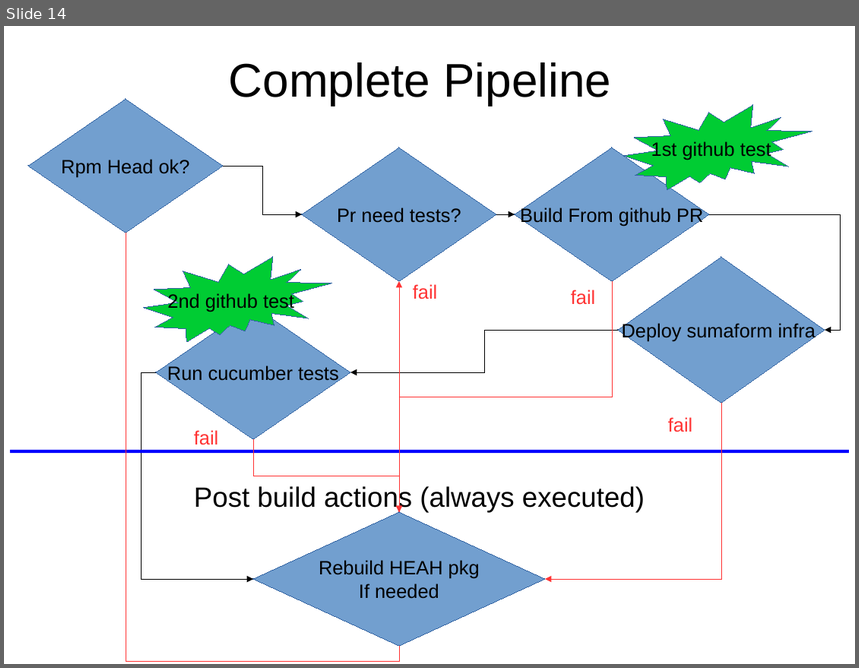
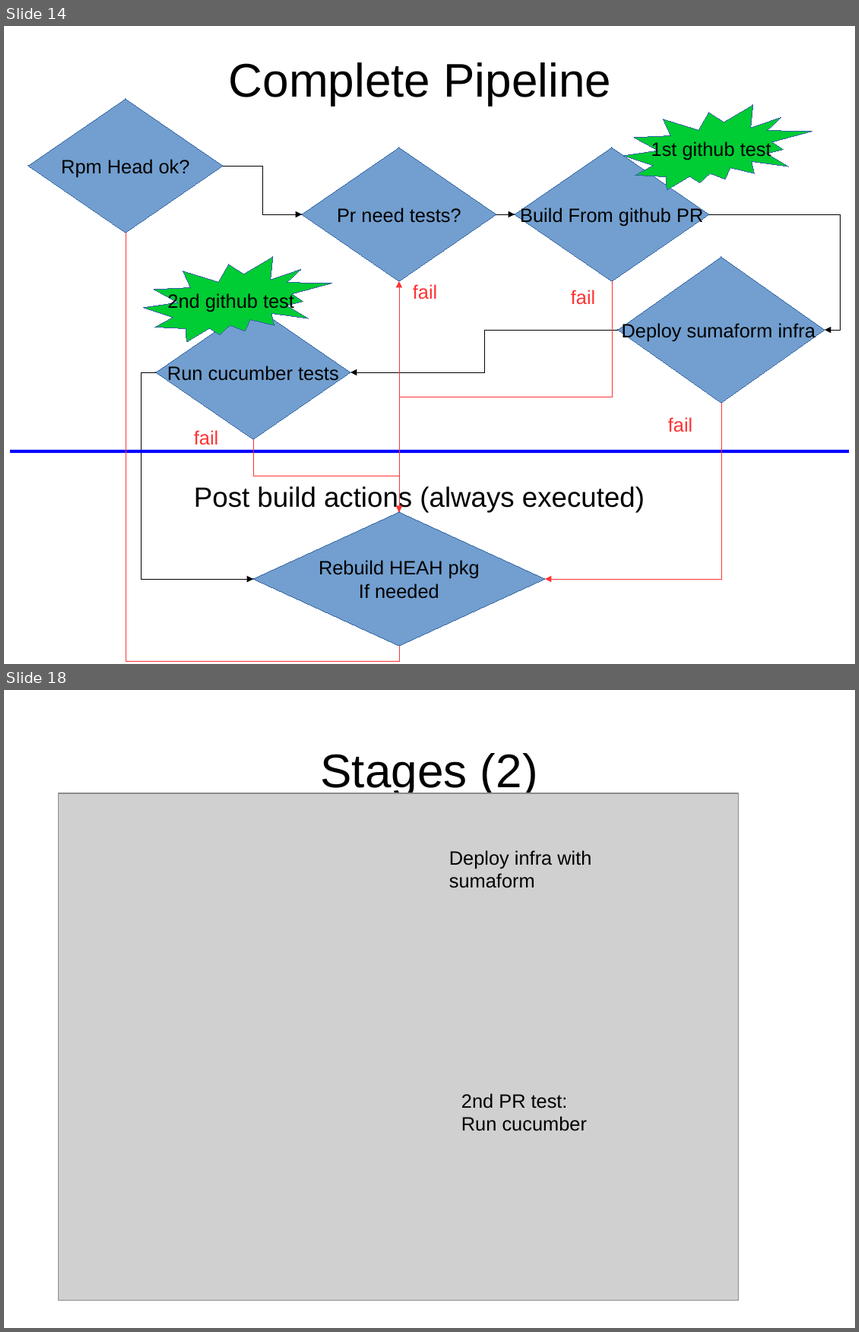
Before and after one commit to MalloZup/presentations, a slide deck: 2018/cucumber-prs/cucumber_onprs.odp. Shown one above the other, each under a label of ours: slide 14 before the commit, slides 14 and 18 after it; the slides between them are not shown. The pictures are 859x668 and 859x1332 pixels, drawn with LibreOffice and Linux fonts; fonts in the diff are those of the drawing; grey boxes stand for pictures. Boxes give left, top, right and bottom in pixels: in the first picture for what was removed or moved away, otherwise in the second. Text is boxed around its words. In the diff, an @@ line names an element or a change of style, - is before the commit and + after.

Commit message:
add stage descriptions

```diff
--- a/2018/cucumber-prs/cucumber_onprs.odp
+++ b/2018/cucumber-prs/cucumber_onprs.odp
@@ slide 18 added at bbox=[4, 690, 855, 1328], background #FFFFFF @@
@@ title added at bbox=[321, 753, 538, 796], 44 pt, text #000000 @@
+Stages (2)
@@ picture added at bbox=[59, 793, 740, 1301] @@
@@ text added at bbox=[449, 850, 591, 888], 18 pt, text #000000 @@
+Deploy infra with sumaform
@@ text added at bbox=[462, 1094, 587, 1132], 18 pt, text #000000 @@
+2nd PR test:
+Run cucumber
```
Also in this commit, not shown: 3 slides changed, 5 other slides added, 1 slide removed.
